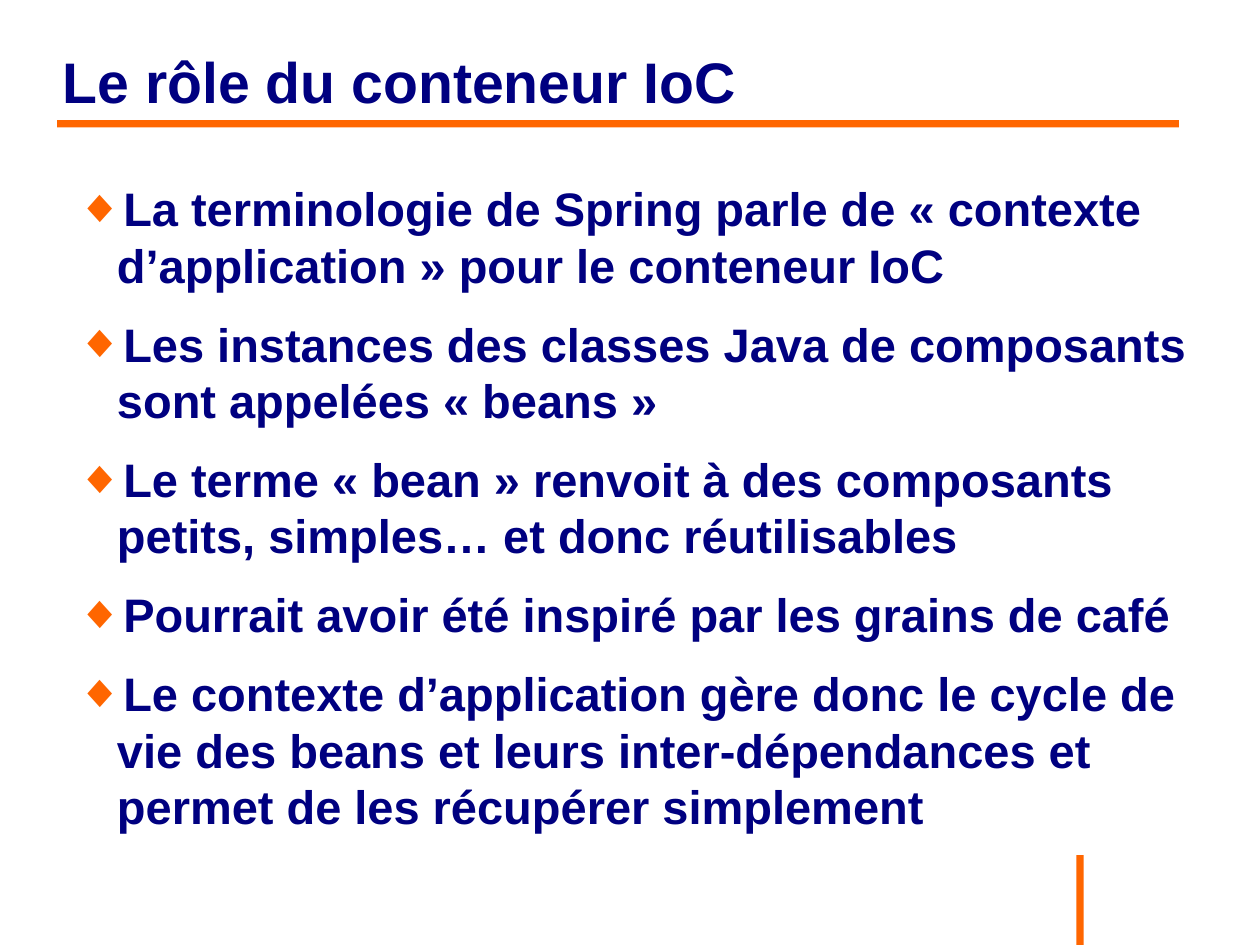
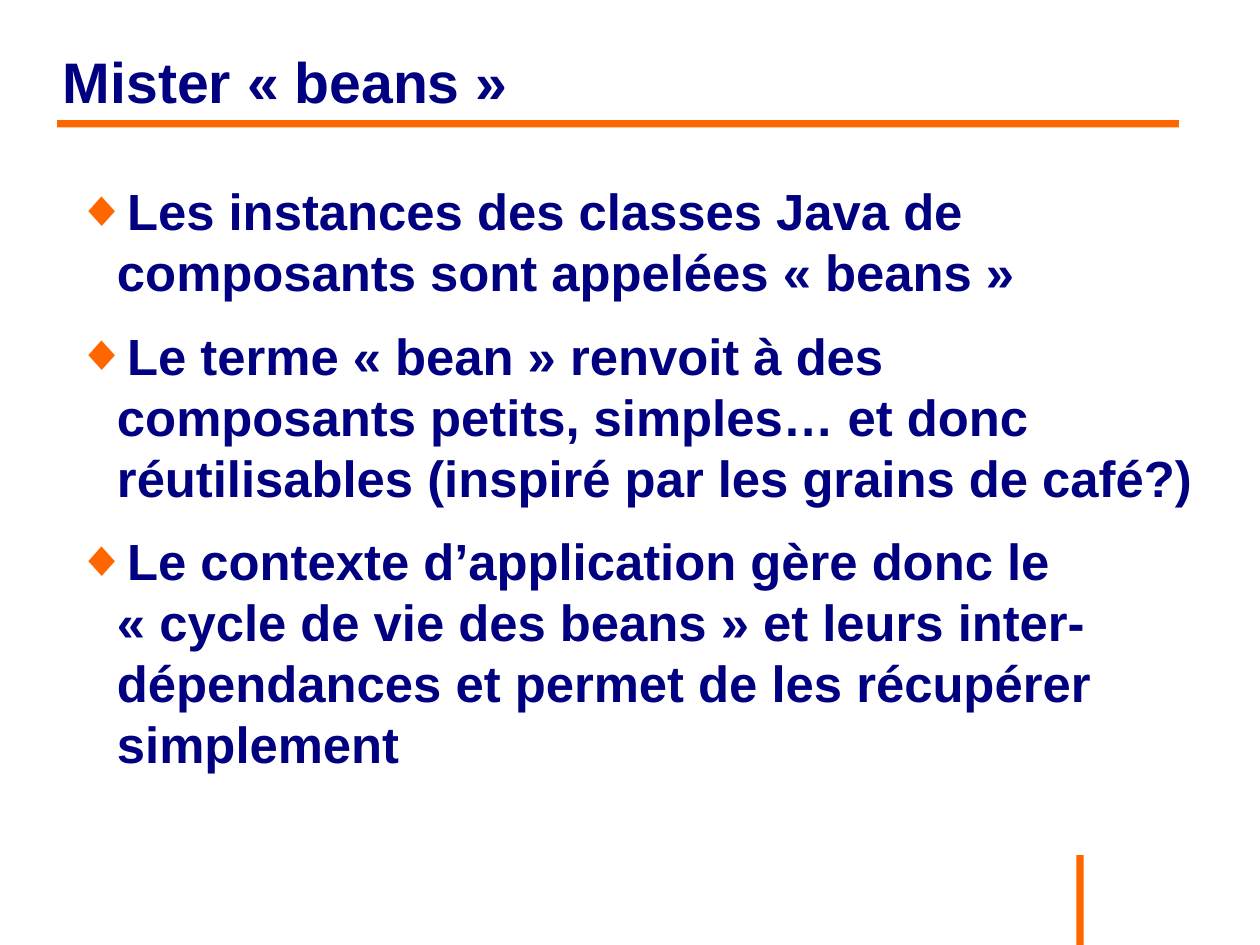
Before and after one commit to philphils/formation-spring, a slide deck: slide 40 of Documentation/diapo_formation_spring.odp (slide 41 before the commit). Drawn at 1260x945 pixels with LibreOffice and Linux fonts; fonts in the diff are those of the drawing; background and template pictures are left out. Boxes give left, top, right and bottom in pixels: in the first picture for what was removed or moved away, otherwise in the second. Text is boxed around its words. In the diff, an @@ line names an element or a change of style, - is before the commit and + after.

```diff
--- a/Documentation/diapo_formation_spring.odp
+++ b/Documentation/diapo_formation_spring.odp
@@ title at [63, 61, 460, 104]: text changed @@
-Le rôle du conteneur IoC
+Mister « beans »
@@ text at [117, 192, 1141, 292]: paragraph removed @@
-◆ La terminologie de Spring parle de « contexte d’application » pour le conteneur IoC
@@ text at [117, 193, 972, 302]: size 29.6 to 32 pt in "Les instances des classes Java de composants ..." @@
@@ text at [117, 337, 1192, 774]: text changed; size 29.6 to 32 pt @@
-◆ Le terme « bean » renvoit à des composants petits, simples… et donc réutilisables
-◆ Pourrait avoir été inspiré par les grains de café
-◆ Le contexte d’application gère donc le cycle de vie des beans et leurs inter-dépendances et permet de les récupérer simplement
+◆ Le terme « bean » renvoit à des composants petits, simples… et donc réutilisables (inspiré par les grains de café?)
+◆ Le contexte d’application gère donc le « cycle de vie des beans » et leurs inter-dépendances et permet de les récupérer simplement
```
Also in this commit, not shown: 40 other slides changed, 10 slides added, 10 slides removed.
